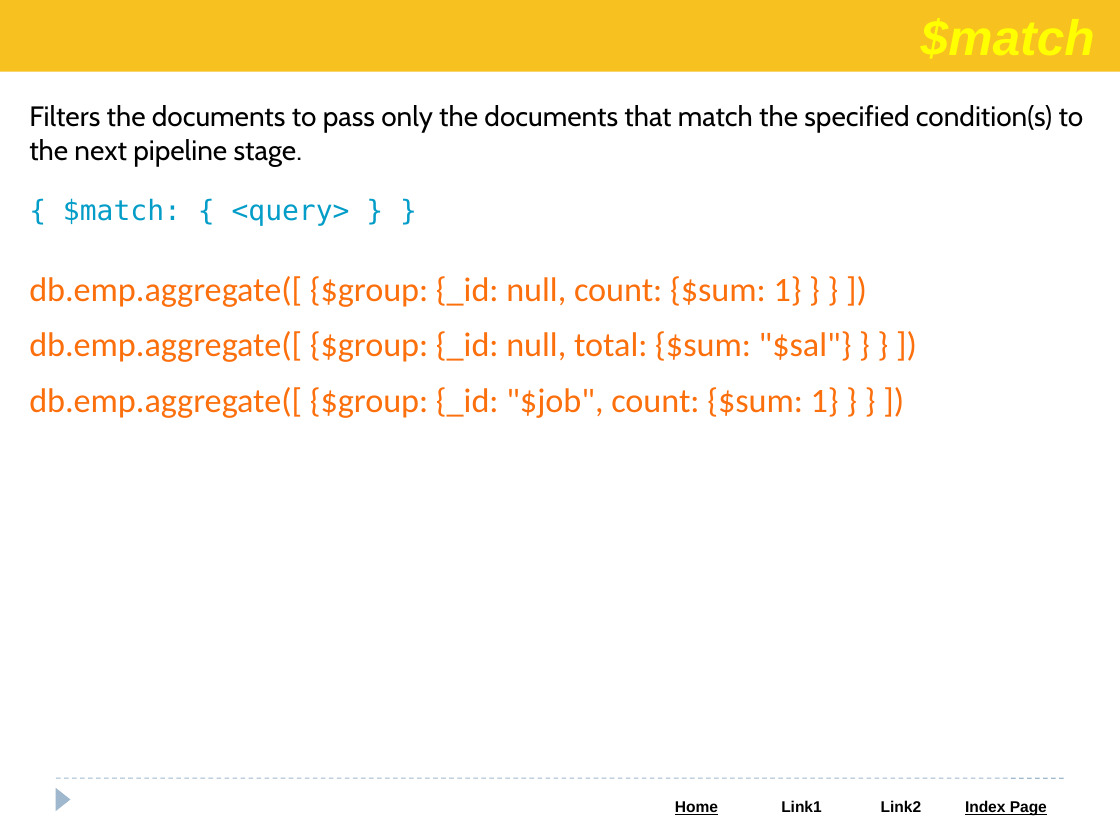
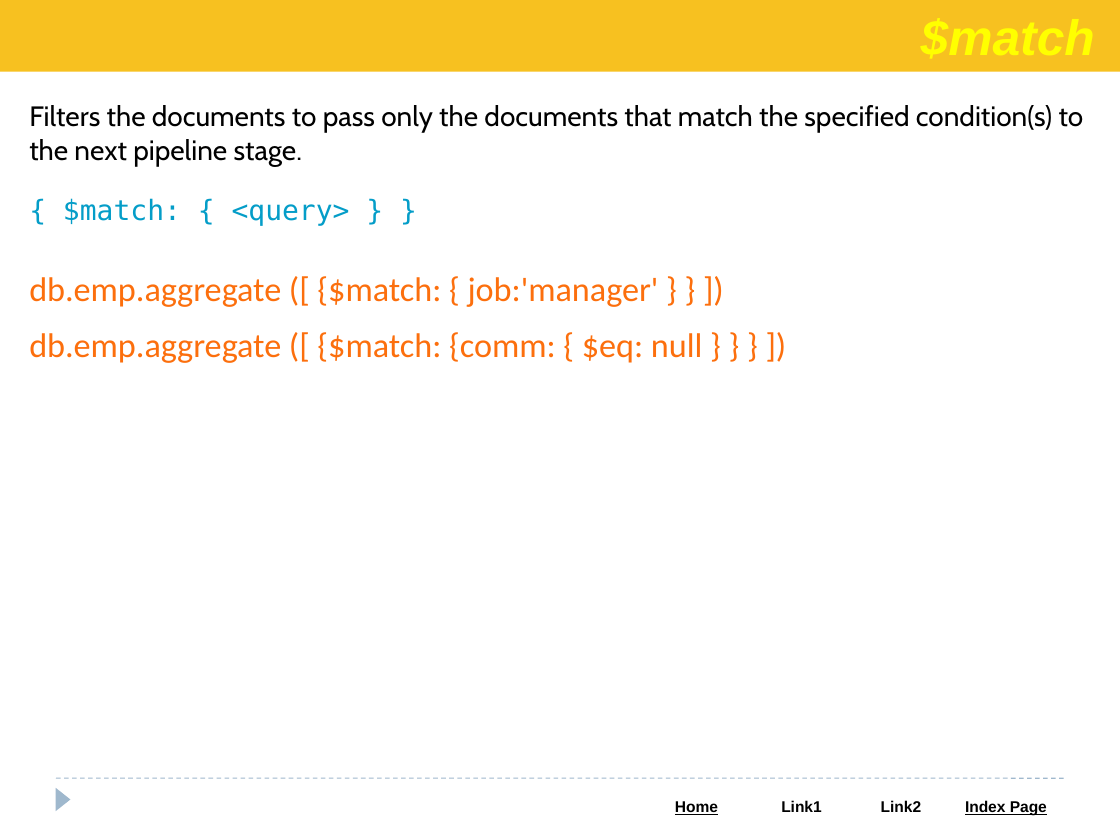
Before and after one commit to Saleel-Bagde/PPT-s, a slide deck: slide 83 of MongoDB PPT.pptx. Drawn at 1120x840 pixels with LibreOffice and Linux fonts; fonts in the diff are those of the drawing. Boxes give left, top, right and bottom in pixels: in the first picture for what was removed or moved away, otherwise in the second. Text is boxed around its words. In the diff, an @@ line names an element or a change of style, - is before the commit and + after.

```diff
--- a/MongoDB PPT.pptx
+++ b/MongoDB PPT.pptx
@@ text at (29, 276, 703, 363): text changed @@
-db.emp.aggregate([ {$group: {_id: null, count: {$sum: 1} } } ])
-db.emp.aggregate([ {$group: {_id: null, total: {$sum: "$sal"} } } ])
-db.emp.aggregate([ {$group: {_id: "$job", count: {$sum: 1} } } ])
+db.emp.aggregate ([ {$match: { job:'manager' } } ])
+db.emp.aggregate ([ {$match: {comm: { $eq: null } } } ])
```
